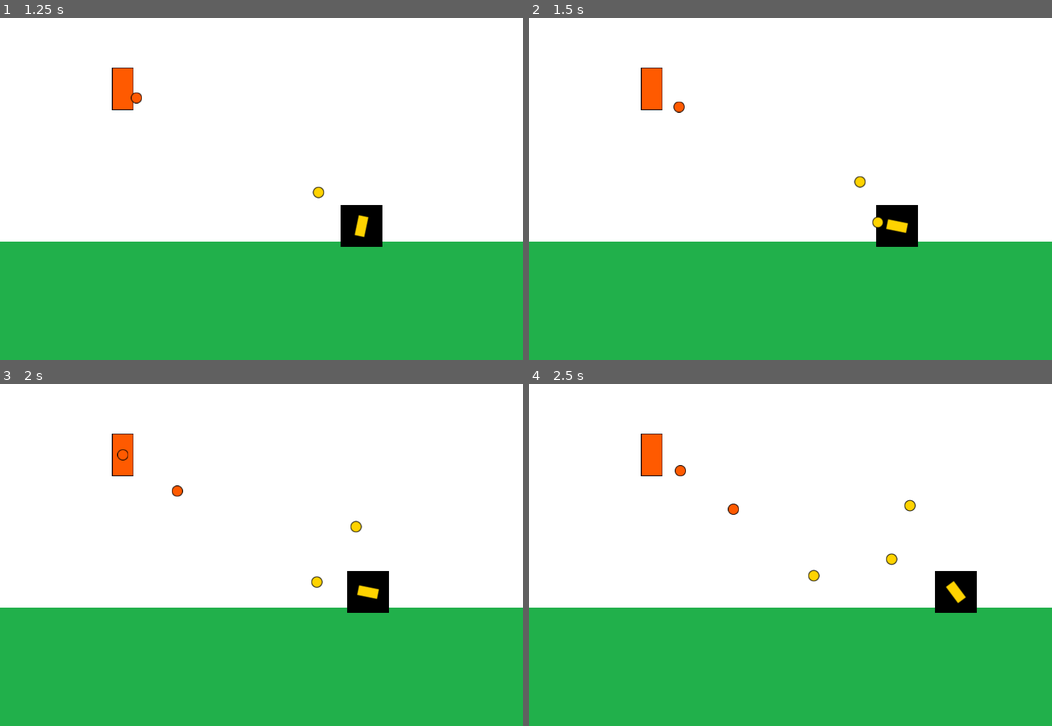
Above: before the commit, frames 1-4 (two rows, left to right).
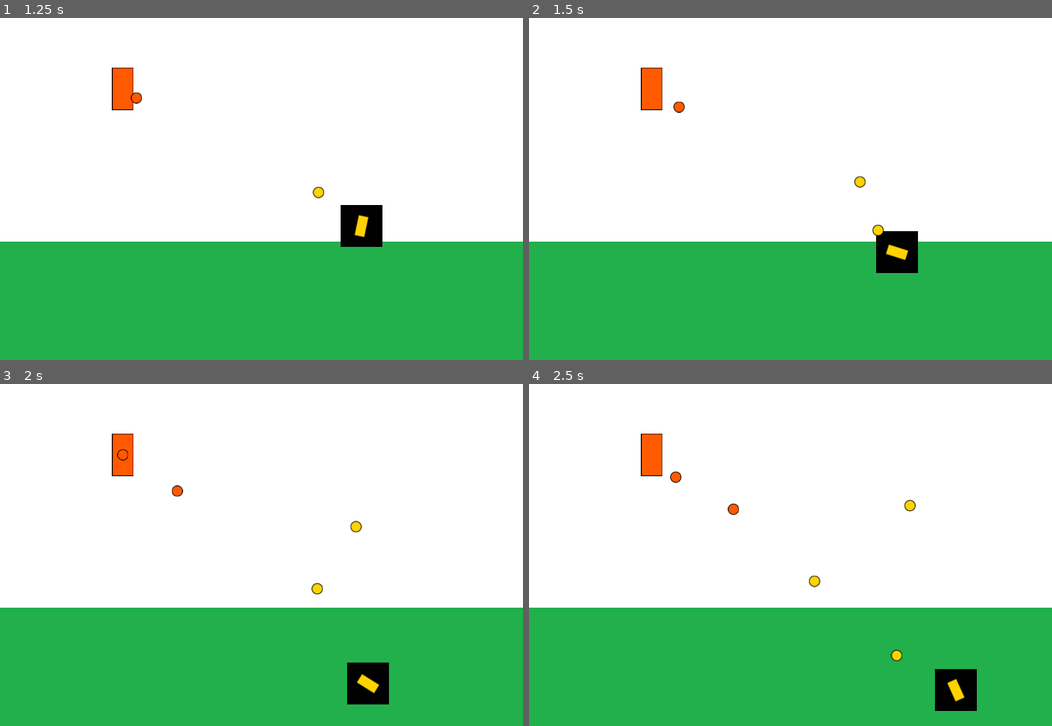
Above: after the commit, the same moments.

Repository: pasqualegabriel/VideoJuegos
Game: Godot game, scene res://Main.tscn
Two runs of this game, one before a commit and one after it. Both use one fixed random seed, a clock stepped at 60 frames per second and the inputs below.
Inputs (mouse positions are in pixels of both pictures, inside the frame that each line leads up to):
- Up to frame 1 (1.25 s): tap Enter at 0.5 s; move the mouse to (376, 144) at 0.52 s; hold D (move_right) from 0.53 s (still down); click (376, 144) at 0.6 s
- Up to frame 2 (1.5 s): move the mouse to (685, 182) at 1.27 s; release D (move_right) at 1.28 s; hold Down (move_down, bound only after the commit) from 1.28 s (still down); click (685, 182) at 1.35 s
- Up to frame 3 (2 s): keep holding Down (move_down, bound only after the commit)
- Up to frame 4 (2.5 s): move the mouse to (842, 442) at 2.02 s; release Down (move_down, bound only after the commit) at 2.03 s; hold D (move_right) from 2.03 s (still down); click (842, 442) at 2.1 s

Frame 1 is identical in both runs. In frame 2, 1.3% of the frame differs, in the area x 65-75%, y 54-75%; in frame 3, 2.1%; in frame 4, 2.3%, in the area x 27-86%, y 23-96%.

Commit message:
el player se mueve por el eje y los projectiles de la torreta lo persiguen

Diff:
--- a/Entrega3/entities/player/Player.gd
+++ b/Entrega3/entities/player/Player.gd
@@ -18,9 +18,14 @@
 
 	var right := Input.is_action_pressed("move_right")
 	var left := Input.is_action_pressed("move_left")
-	var direction_optimized:int = int(right) - int(left)
+	var x_direction_optimized:int = int(right) - int(left)
 
-	position.x += direction_optimized * speed * delta
+	position.x += x_direction_optimized * speed * delta
 
-	if right or left:
-		container.set_player_position(position)
+	var down := Input.is_action_pressed("move_down")
+	var up := Input.is_action_pressed("move_up")
+	var y_direction_optimized:int = int(down) - int(up)
+
+	position.y += y_direction_optimized * speed * delta
+
+	container.set_player_position(position)
--- a/Entrega3/project.godot
+++ b/Entrega3/project.godot
@@ -46,6 +46,16 @@
 "events": [ Object(InputEventKey,"resource_local_to_scene":false,"resource_name":"","device":0,"alt":false,"shift":false,"control":false,"meta":false,"command":false,"pressed":false,"scancode":88,"unicode":0,"echo":false,"script":null)
  ]
 }
+move_down={
+"deadzone": 0.5,
+"events": [ Object(InputEventKey,"resource_local_to_scene":false,"resource_name":"","device":0,"alt":false,"shift":false,"control":false,"meta":false,"command":false,"pressed":false,"scancode":16777234,"unicode":0,"echo":false,"script":null)
+ ]
+}
+move_up={
+"deadzone": 0.5,
+"events": [ Object(InputEventKey,"resource_local_to_scene":false,"resource_name":"","device":0,"alt":false,"shift":false,"control":false,"meta":false,"command":false,"pressed":false,"scancode":16777232,"unicode":0,"echo":false,"script":null)
+ ]
+}
 
 [rendering]
 
